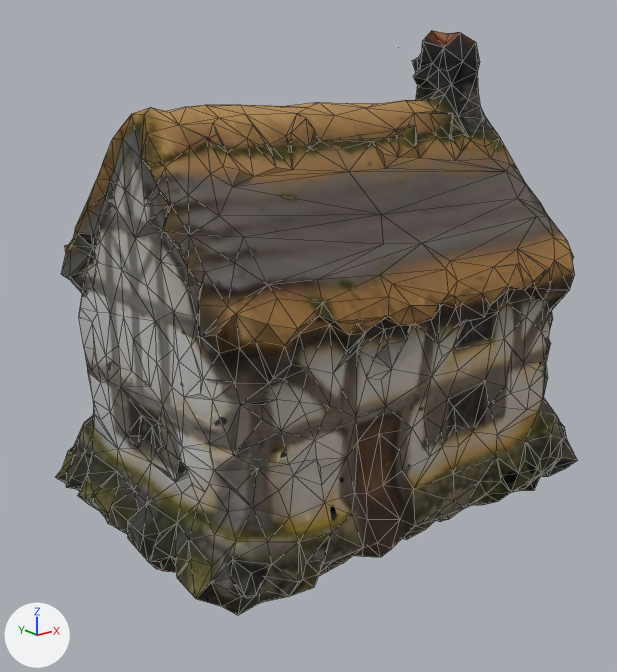
An edit to the glTF model assets/map3d_houses/cottage_a.glb, drawn before and after from the same camera.
Before and after are seen from a 50 mm lens placed at (-18.8, -22.5, 15.0), pointed at (-0.9, -0.1, 6.1). The axes (+X, +Y, +Z) are drawn at lower left. The lights are the same throughout. The older version comes first. Mesh edges are drawn as thin lines. Vertices at exactly the same position are counted once.

The scene before the commit, as lines of its bpy script (objects in view):
```python
me_material_001 = bpy.data.meshes.new('material.001')
me_material_001.from_pydata(...)  # 2022 vertices, 3990 faces; spans x -8.5..8.5, y -6.2..6.2, z 0.0..16.3
me_material_001.materials.append(mat_baked_cottage_a)
ob_low_cottage_a = bpy.data.objects.new('LOW_cottage_a', me_material_001)
ob_low_cottage_a.location = (0.0, 0.0, 0.0)
```
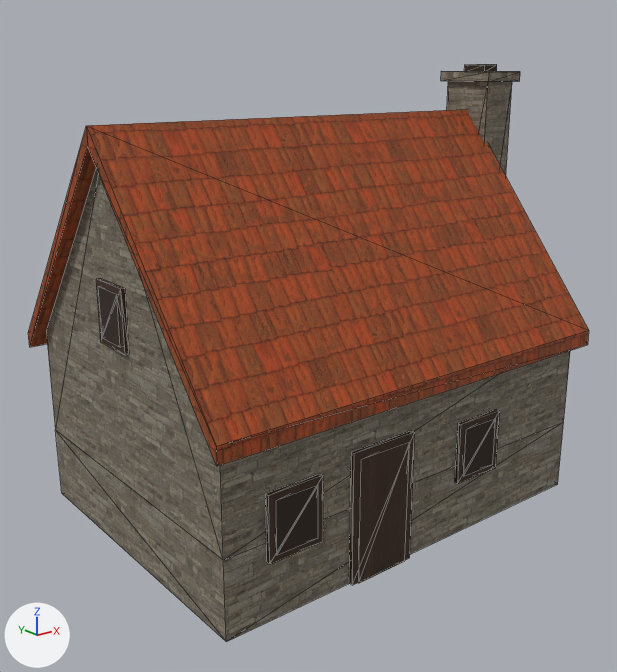
Location of each change, (x1, y1, x2, y2) in pixels of the pictures (617 x 672 px):
'LOW_cottage_a', reshaped (7% wider)
    before: (55, 30, 578, 615)
    after: (28, 64, 589, 642)
part 1 of me_material_001, added
    after: (464, 64, 497, 71)
part 2 of me_material_001, added
    after: (275, 485, 318, 555)
part 3 of me_material_001, added
    after: (463, 418, 496, 476)
part 4 of me_material_001, added
    after: (98, 287, 121, 347)
part 5 of me_material_001, added
    after: (441, 71, 520, 81)
part 6 of me_material_001, added (brown)
    after: (349, 431, 415, 585)
part 7 of me_material_001, added (brown)
    after: (358, 442, 409, 583)
part 8 of me_material_001, added (brown)
    after: (266, 474, 323, 564)
part 9 of me_material_001, added
    after: (455, 410, 500, 484)
part 10 of me_material_001, added
    after: (96, 278, 129, 355)
part 11 of me_material_001, rebuilt
    before: (55, 30, 578, 615)
    after: (46, 167, 570, 642)
part 12 of me_material_001, added (brown)
    after: (28, 81, 589, 466)

The change, as a diff of the scene's bpy script:
```diff
--- a/assets/map3d_houses/cottage_a.glb.py
+++ b/assets/map3d_houses/cottage_a.glb.py
@@ img_roof_orange @@
+img_roof_orange = load_image('roof_orange', '_unpacked/roof_orange', 1024, 1024, 'sRGB')
@@ img_wall_rubble @@
+img_wall_rubble = load_image('wall_rubble', '_unpacked/wall_rubble', 1024, 1024, 'sRGB')
@@ img_timber @@
+img_timber = load_image('timber', '_unpacked/timber', 1024, 1024, 'sRGB')
@@ mat_hh_roof_orange @@
+mat_hh_roof_orange = bpy.data.materials.new('hh_roof_orange')
+# uses the picture img_roof_orange
@@ mat_hh_wall_rubble @@
+mat_hh_wall_rubble = bpy.data.materials.new('hh_wall_rubble')
+# uses the picture img_wall_rubble
@@ mat_hh_void @@
+mat_hh_void = bpy.data.materials.new('hh_void')
+# nodes: BsdfPrincipled, Mix, OutputMaterial, VertexColor
+# colours: brown #33271e, mixed with the vertex colours
@@ mat_hh_timber @@
+mat_hh_timber = bpy.data.materials.new('hh_timber')
+# uses the picture img_timber
@@ me_material_001 @@
 # used by ob_low_cottage_a; location = (0.0, 0.0, 0.0)
-me_material_001.from_pydata(...)  # 2022 vertices, 3990 faces; spans x -8.5..8.5, y -6.2..6.2, z 0.0..16.3
-me_material_001.materials.append(mat_baked_cottage_a)
+me_material_001.from_pydata(...)  # 134 vertices, 208 faces; spans x -8.5..8.5, y -6.1..6.1, z 0.0..15.2
+# me_material_001 part 1: a new loose piece, a box spanning x 7.27..7.96, y -0.49..0.49, z 14.93..15.18, in mat_hh_void
+# me_material_001 part 2: a new loose piece, a box spanning x -6.43..-4.95, y -5.7..-5.47, z 2.17..3.84, in mat_hh_void
+# me_material_001 part 3: a new loose piece, a box spanning x 1.26..2.73, y -5.7..-5.47, z 2.17..3.84, in mat_hh_void
+# me_material_001 part 4: a new loose piece, a box spanning x -8.23..-8.01, y -0.59..0.59, z 7.29..8.87, in mat_hh_void
+# me_material_001 part 5: a new loose piece, a box spanning x 6.73..8.5, y -1.18..1.18, z 14.59..14.93, in mat_hh_wall_rubble
+# me_material_001 part 6: a new loose piece, a box spanning x -3.57..-1.11, y -5.66..-5.52, z 0.0..4.39, in mat_hh_timber
+# me_material_001 part 7: a new loose piece, a box spanning x -3.33..-1.36, y -5.7..-5.47, z 0.0..4.14, in mat_hh_timber
+# me_material_001 part 8: a new loose piece, a box spanning x -6.65..-4.74, y -5.66..-5.52, z 1.95..4.06, in mat_hh_timber
+# me_material_001 part 9: a new loose piece, a box spanning x 1.04..2.95, y -5.66..-5.52, z 1.95..4.06, in mat_hh_timber
+# me_material_001 part 10: a new loose piece, a box spanning x -8.19..-8.06, y -0.79..0.79, z 7.1..9.07, in mat_hh_timber
+# me_material_001 part 11: the loose piece of 1992 vertices spanning x -8.5..8.5, y -6.2..6.2, z 0.0..16.3 is rebuilt with 14 vertices and now spans x -8.1..6.9, y -5.5..5.5, z 0.0..13.0, in mat_hh_wall_rubble
+# me_material_001 part 12
+# 12 vertices are added at x -8.5..6.9, y -6.1..6.1, z 0.0..14.6
+# 6 new vertices lie (15.6, 0.0, 0.0) away from vertices in x -8.5, y -6.1..6.1, z 5.6..13.6
+# 6 new vertices lie (1.4, 0.0, 0.0) away from vertices in x 6.9, y -1.0..1.0, z 0.0..14.6
+# 20 new faces join them, mat_hh_wall_rubble
+# 20 new faces join them, mat_hh_roof_orange
+# other edits to the shape of me_material_001 do not show in these pictures
+me_material_001.materials.append(mat_hh_void)
+me_material_001.materials.append(mat_hh_wall_rubble)
+me_material_001.materials.append(mat_hh_roof_orange)
+me_material_001.materials.append(mat_hh_timber)
```
